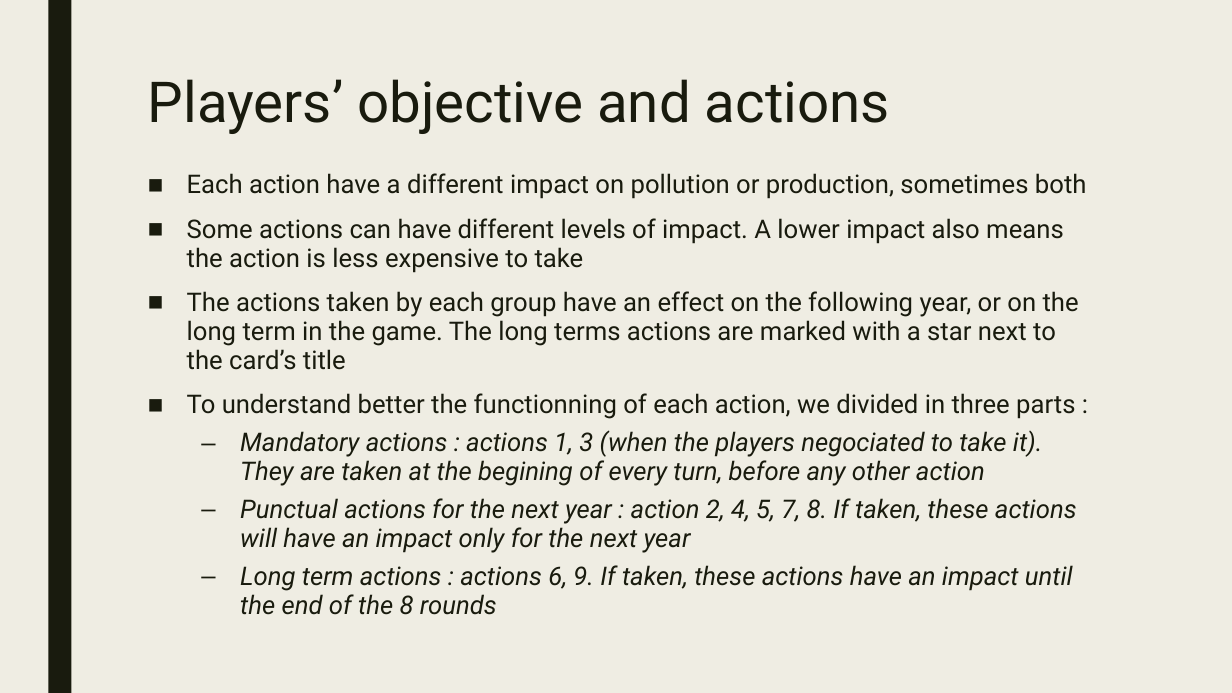
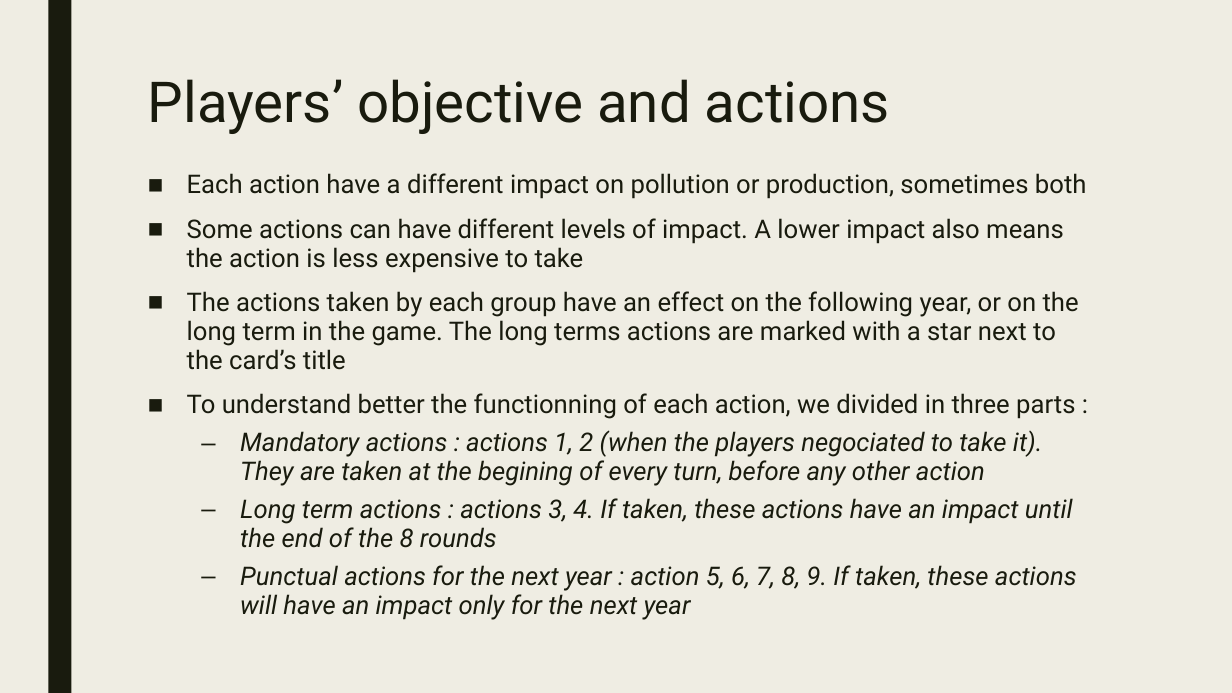
Before and after one commit to ACROSS-Lab/BacHungHai-Waste, a slide deck: slide 9 of Various materials/Ecogame.pptx (slide 8 before the commit). Drawn at 1232x693 pixels with LibreOffice and Linux fonts; fonts in the diff are those of the drawing. Boxes give left, top, right and bottom in pixels: in the first picture for what was removed or moved away, otherwise in the second. Text is boxed around its words. In the diff, an @@ line names an element or a change of style, - is before the commit and + after.

```diff
--- a/Various materials/Ecogame.pptx
+++ b/Various materials/Ecogame.pptx
@@ text at (240,430,1077,620): text changed @@
-  – Mandatory actions : actions 1, 3 (when the players negociated to take it). They are taken at the begining of every turn, before any other action
-  – Punctual actions for the next year : action 2, 4, 5, 7, 8. If taken, these actions will have an impact only for the next year
-  – Long term actions : actions 6, 9. If taken, these actions have an impact until the end of the 8 rounds
+  – Mandatory actions : actions 1, 2 (when the players negociated to take it). They are taken at the begining of every turn, before any other action
+  – Long term actions : actions 3, 4. If taken, these actions have an impact until the end of the 8 rounds
+  – Punctual actions for the next year : action 5, 6, 7, 8, 9. If taken, these actions will have an impact only for the next year
```
Also in this commit, not shown: 4 other slides changed, 3 slides added, 2 slides removed, 1 other file.
